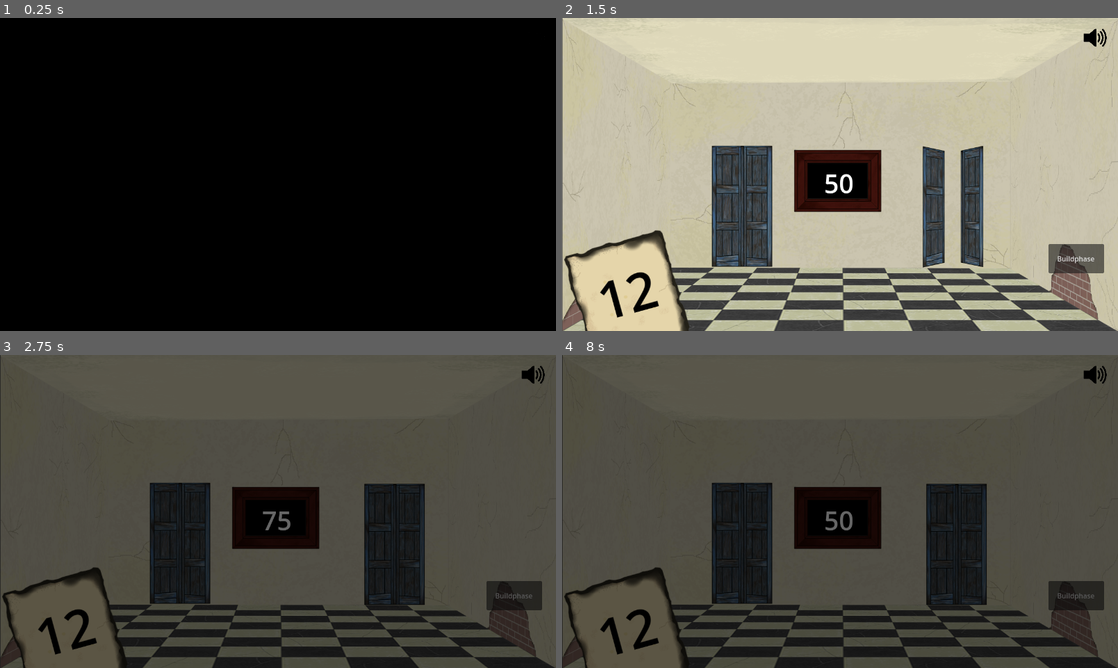
Above: before the commit, frames 1-4 (two rows, left to right).
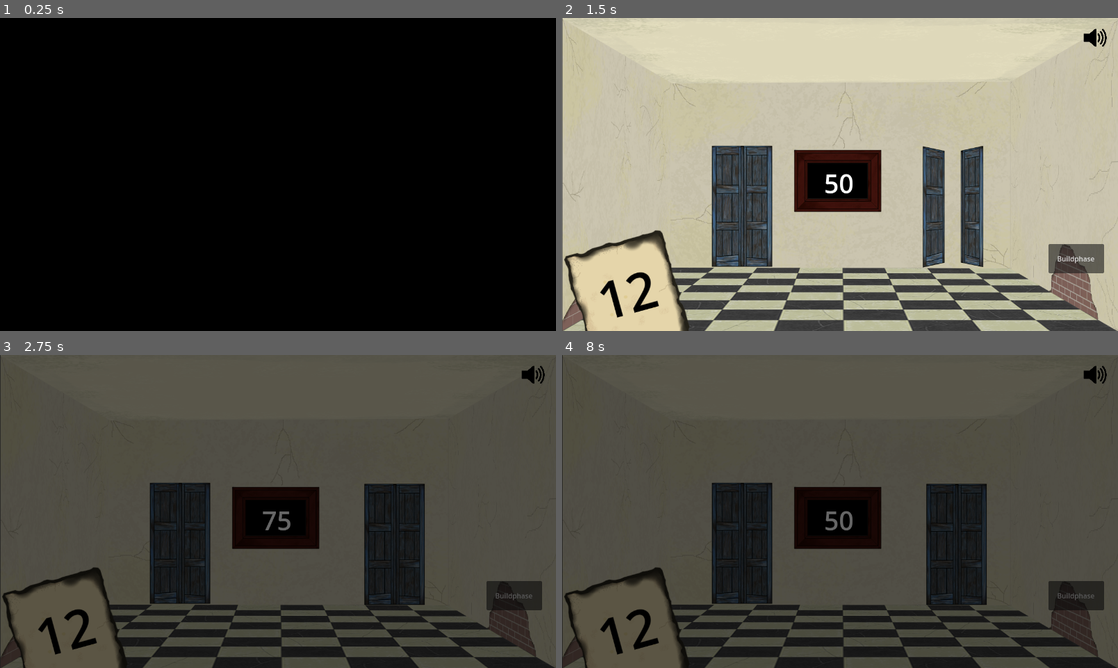
Above: after the commit, the same moments.

Repository: Combativ/AlgoDitTutorial
Game: Godot game, scene res://scenes/main.tscn
Same seed, same stepped clock (60 frames per second), same inputs: the game is played once before the commit and once after it. The engine's default icon, where the game draws it, is replaced by a stand-in: a white triangle on a blue panel in a dark square.
Inputs (mouse positions are in pixels of both pictures, inside the frame that each line leads up to):
- Up to frame 1 (0.25 s): no input
- Up to frame 2 (1.5 s): click (956, 205) at 0.52 s; move the mouse to (962, 158) at 1.27 s; click (962, 158) at 1.42 s
- Up to frame 3 (2.75 s): click "Buildphase" at 2 s
- Up to frame 4 (8 s): drag from (728, 527) to (812, 574) at 2.77 s; tap Enter at 3.5, 5.75, 7.25 s; move the mouse to (895, 442) at 3.52 s; tap Space at 4.25, 6.5 s; drag from (812, 574) to (673, 464) at 4.27 s; move the mouse to (1006, 558) at 5.02 s; hold Left (ui_left) 5.03-5.75 s; drag from (673, 464) to (756, 433) at 5.77 s; move the mouse to (867, 511) at 6.52 s; hold Left (ui_left) 6.53-7.25 s; click (867, 511) at 6.67 s; drag from (756, 433) to (728, 527) at 7.27 s

The runs differ from the first frame. In frame 1, less than 0.1% of the frame differs, in the area x 95-98%, y 3-10%; in frame 2, nothing differs; in frame 3, less than 0.1%; in frame 4, less than 0.1%.

Commit message:
minor changes

Diff:
--- a/scenes/build_phase/build_phase.tscn
+++ b/scenes/build_phase/build_phase.tscn
@@ -22,10 +22,12 @@
 grow_vertical = 0
 text = "Search Phase
 "
+metadata/_edit_use_anchors_ = true
 
 [node name="InputLock" type="Button" parent="."]
 visible = false
 modulate = Color(1, 1, 1, 0)
+z_index = 999
 offset_left = -40.0
 offset_top = -40.0
 offset_right = 1320.0
--- a/scenes/level_manager.gd
+++ b/scenes/level_manager/level_manager.gd
@@ -33,6 +33,8 @@
 	var level5_3: Node2D = LEVEL_05_3.instantiate()
 
 
+	#Global.dialog_system.play(introduction_01)
+
 	load_level(level1)
 	await SignalBus.level_finished
 	load_level(level2)
@@ -55,9 +57,12 @@
 
 
 
+
+
 func _process(delta: float) -> void:
 	if (Input.is_action_just_pressed("ui_focus_next")):
 		SignalBus.level_finished.emit()
+
 
 
 func load_level(level: Node2D):
@@ -66,5 +71,6 @@
 		if child is Level:
 			child.queue_free()
 
+	Global.destination_room = null
 	build_phase.add_child(level)
 	build_phase.move_child(level, 0)
--- a/scenes/main.tscn
+++ b/scenes/main.tscn
@@ -5,7 +5,7 @@
 [ext_resource type="PackedScene" uid="uid://bqbncjj6167a6" path="res://scenes/search_phase/scenes/search_phase.tscn" id="2_fxd7f"]
 [ext_resource type="PackedScene" uid="uid://b4tvajj0c08u7" path="res://menus/title/title.tscn" id="3_lrpwh"]
 [ext_resource type="PackedScene" uid="uid://bsehu8h5432ef" path="res://scenes/dialog_system/scenes/dialog_system.tscn" id="5_u6pyg"]
-[ext_resource type="Script" path="res://scenes/level_manager.gd" id="6_6mlcy"]
+[ext_resource type="Script" path="res://scenes/level_manager/level_manager.gd" id="6_6mlcy"]
 [ext_resource type="Script" path="res://scenes/search_phase/scripts/transition_wall.gd" id="6_g2gvs"]
 [ext_resource type="PackedScene" uid="uid://c0v46wm86qer8" path="res://scenes/global_sound_manager/scenes/global_sound_manager.tscn" id="7_k6mp8"]
 
@@ -28,14 +28,15 @@
 [node name="LevelManager" type="Node2D" parent="."]
 script = ExtResource("6_6mlcy")
 
+[node name="sound_manager" parent="." instance=ExtResource("7_k6mp8")]
+metadata/_edit_use_anchors_ = true
+
 [node name="TransitionWall" type="ColorRect" parent="."]
 visible = false
 visibility_layer = 24
+z_index = 500
 offset_right = 1301.0
 offset_bottom = 737.0
 color = Color(0, 0, 0, 1)
 script = ExtResource("6_g2gvs")
 darkening_speed = 0.1
-
-[node name="sound_manager" parent="." instance=ExtResource("7_k6mp8")]
-metadata/_edit_use_anchors_ = true
